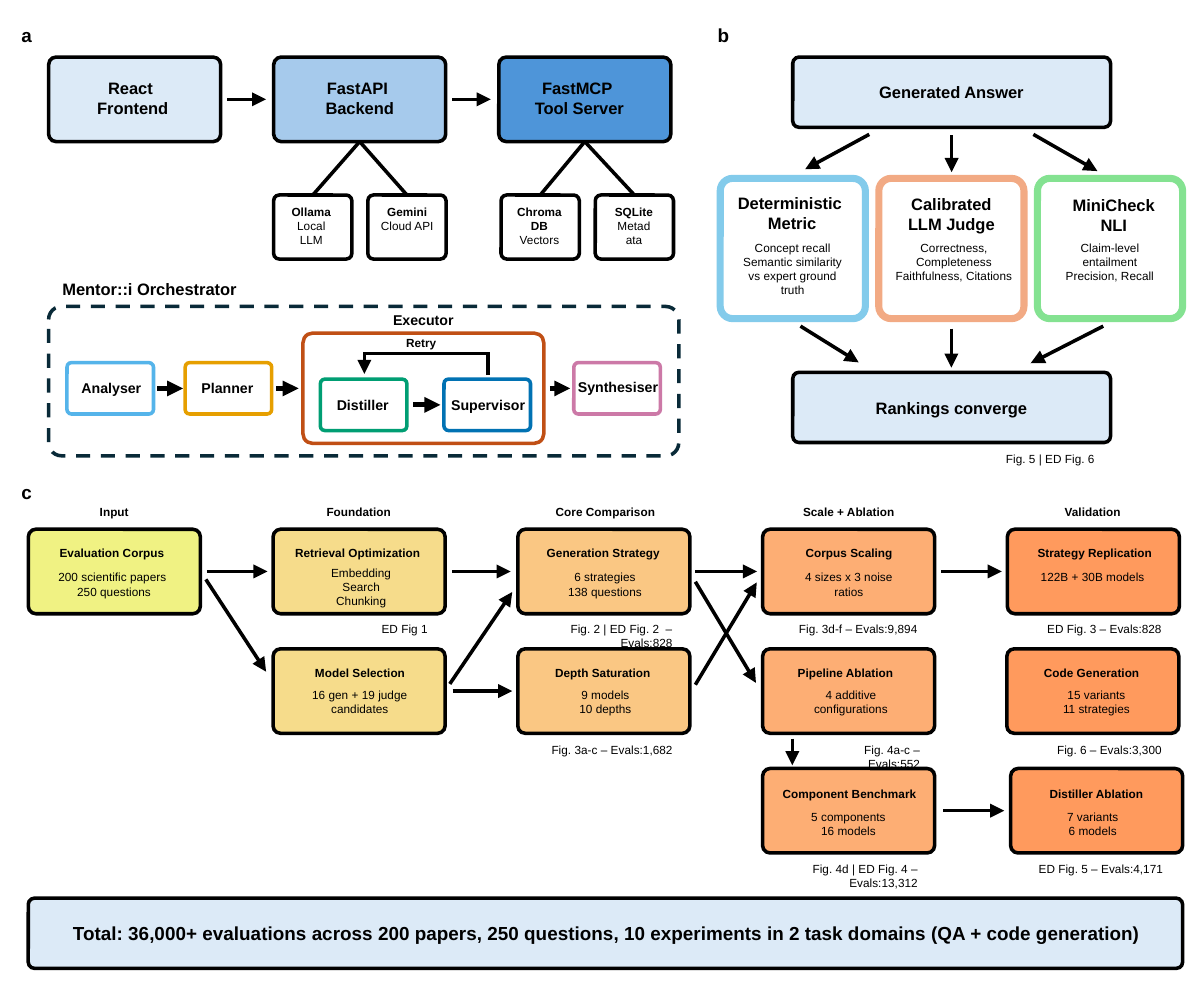
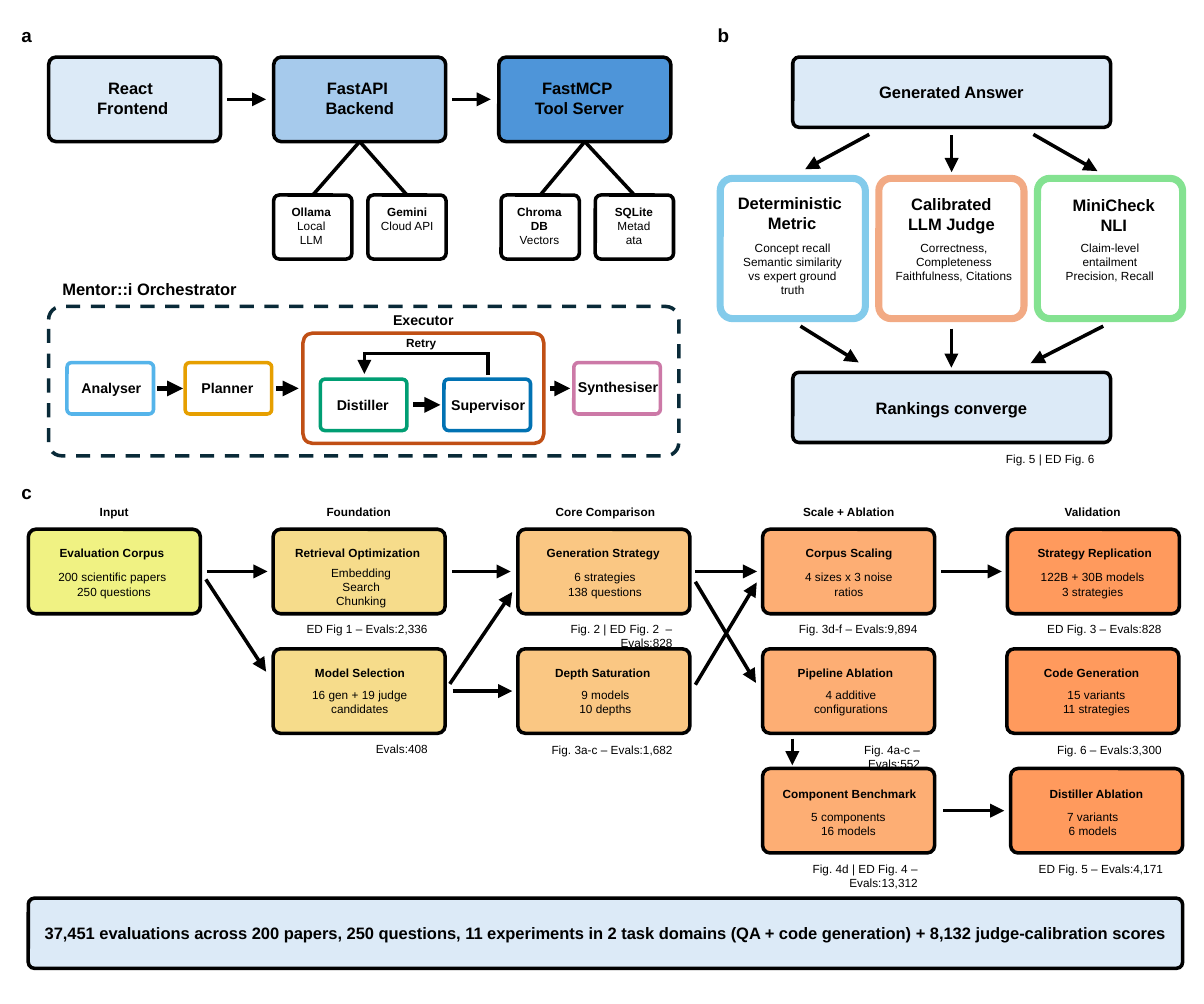
Before and after one commit to vbianchi/Mentori, a slide deck: slide 1 of publication/figures/fig1_general_scheme.pptx. Drawn at 1204x1004 pixels with LibreOffice and Linux fonts; fonts in the diff are those of the drawing. Boxes give left, top, right and bottom in pixels: in the first picture for what was removed or moved away, otherwise in the second. Text is boxed around its words. In the diff, an @@ line names an element or a change of style, - is before the commit and + after.

```diff
--- a/publication/figures/fig1_general_scheme.pptx
+++ b/publication/figures/fig1_general_scheme.pptx
@@ text at [1062, 587, 1123, 598]: paragraph added @@
+3 strategies
@@ text at [307, 624, 428, 636]: text changed @@
-ED Fig 1
+ED Fig 1 – Evals:2,336
@@ text added at [376, 744, 428, 753], 5 pt, text #000000 @@
+Evals:408
@@ text at [45, 927, 1165, 942]: text changed; size 8 to 7 pt @@
-Total: 36,000+ evaluations across 200 papers, 250 questions, 10 experiments in 2 task domains (QA + code generation)
+37,451 evaluations across 200 papers, 250 questions, 11 experiments in 2 task domains (QA + code generation) + 8,132 judge-calibration scores
```
Also in this commit, not shown: 1 other file.
